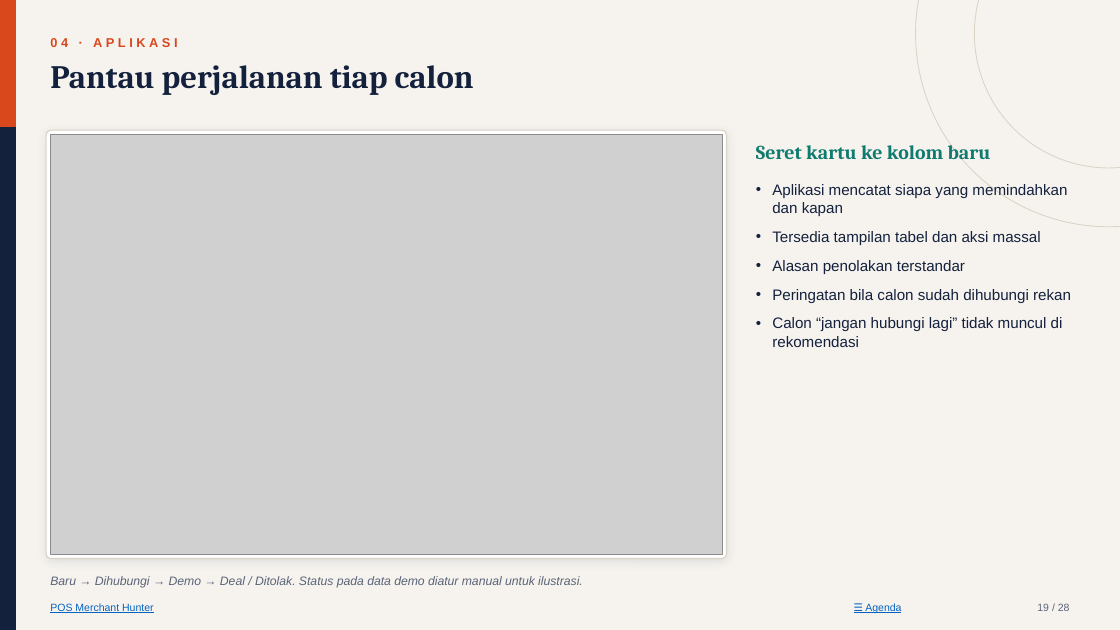
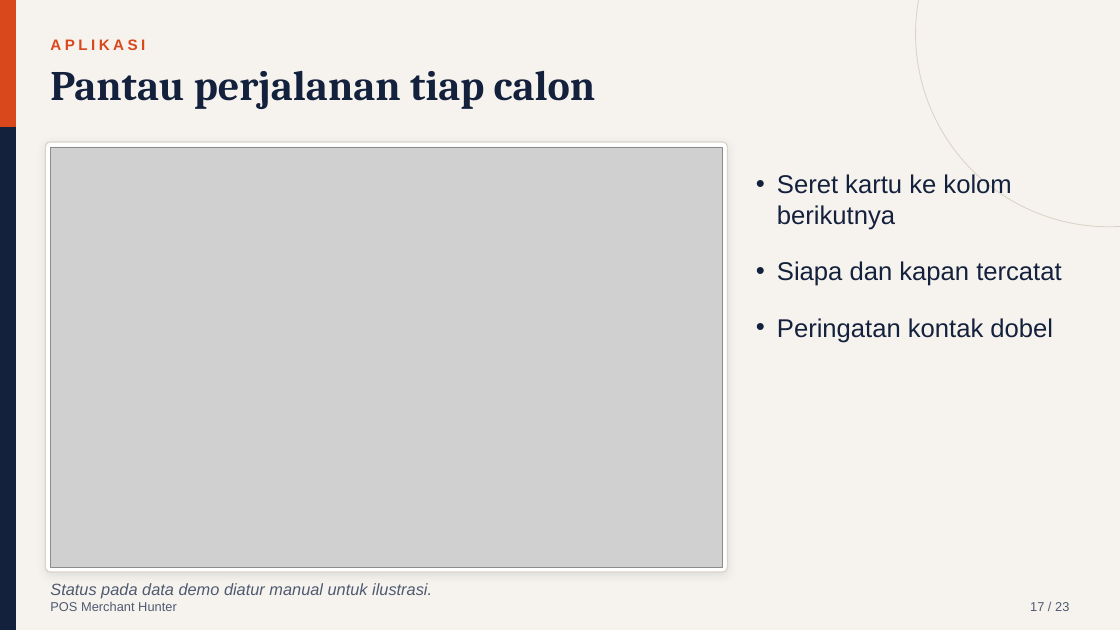
Before and after one commit to ziancuk/merchant-hunter, a slide deck: slide 17 of POS-Merchant-Hunter_Presentasi-Manajemen.pptx (slide 19 before the commit). Drawn at 1120x630 pixels with LibreOffice and Linux fonts; fonts in the diff are those of the drawing; grey boxes stand for pictures. Boxes give left, top, right and bottom in pixels: in the first picture for what was removed or moved away, otherwise in the second. Text is boxed around its words. In the diff, an @@ line names an element or a change of style, - is before the commit and + after.

```diff
--- a/POS-Merchant-Hunter_Presentasi-Manajemen.pptx
+++ b/POS-Merchant-Hunter_Presentasi-Manajemen.pptx
@@ ellipse removed at (975,0,1120,168) @@
@@ text "Pantau perjalanan tiap calon" at (50,70,596,109): size 28 to 36 pt @@
@@ text at (50,39,145,50): text changed; size 11 to 13 pt @@
-04 · APLIKASI
+APLIKASI
@@ rounded rectangle: place and size @@
-rounded rectangle at (46,130,727,559)
+rounded rectangle at (45,142,728,572)
@@ picture: place and size @@
-picture at (50,134,723,555)
+picture at (50,147,723,567)
@@ text removed at (756,145,991,160) @@
-Seret kartu ke kolom baru
@@ text at (777,174,1061,343): text changed; size 13 to 22 pt @@
-• Aplikasi mencatat siapa yang memindahkan dan kapan
-• Tersedia tampilan tabel dan aksi massal
-• Alasan penolakan terstandar
-• Peringatan bila calon sudah dihubungi rekan
-• Calon “jangan hubungi lagi” tidak muncul di rekomendasi
+• Seret kartu ke kolom berikutnya
+• Siapa dan kapan tercatat
+• Peringatan kontak dobel
@@ text "POS Merchant Hunter" at (50,602,177,611): size 9 to 11 pt, text colour #0563C1 to #4F5A70, underline off @@
@@ text at (50,583,432,599): text changed; size 10.5 to 14 pt; text colour #5A6478 to #4F5A70 @@
-Baru → Dihubungi → Demo → Deal / Ditolak. Status pada data demo diatur manual untuk ilustrasi.
+Status pada data demo diatur manual untuk ilustrasi.
@@ text removed at (865,603,901,613) @@
-☰ Agenda
@@ text added at (1030,602,1069,611), 11 pt, text #4F5A70 @@
+17 / 23
@@ text removed at (1037,603,1070,611) @@
-19 / 28
```
Also in this commit, not shown: 16 other slides changed, 6 slides added, 11 slides removed, 2 other files.
